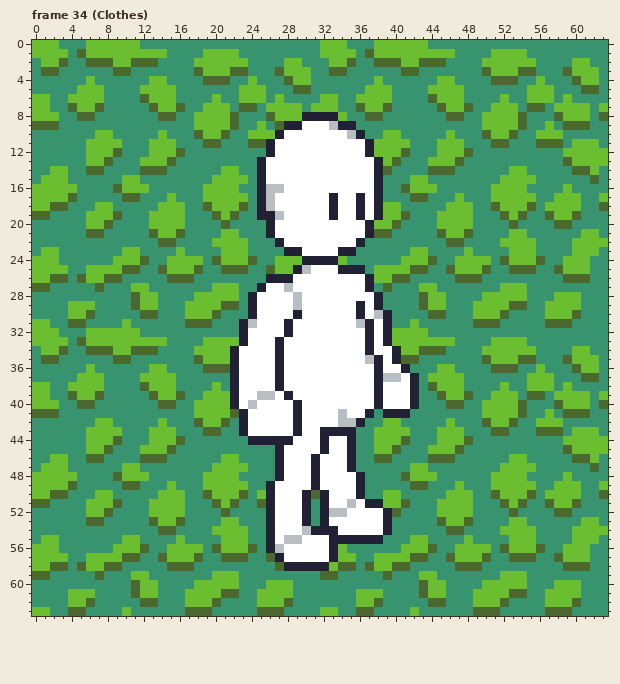
Pixel-art file: src/sprites/npc_test_default_position.aseprite. The first picture shows the starting point.
64x64 pixels, 40 frames. Shown: frame 34 (Clothes). The commit also changed other frames, which this record leaves out.
Now the later version:
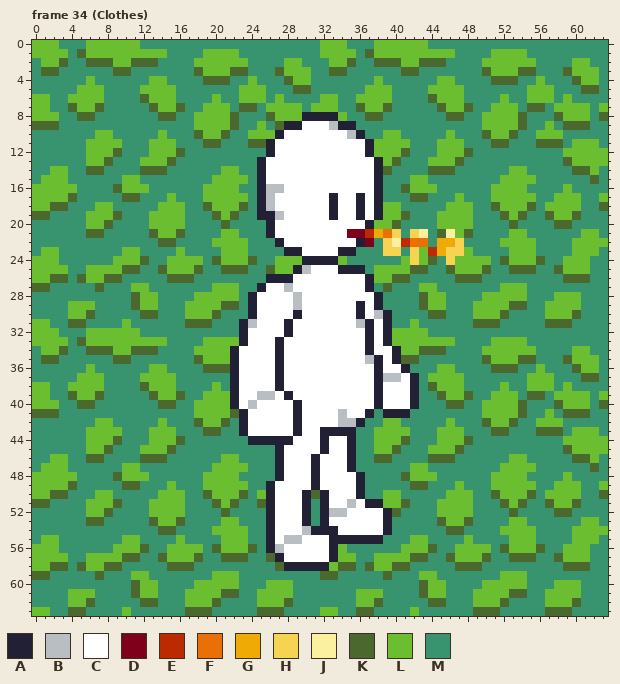
Palette (. is transparent): A #222034  B #b8bec1  C #ffffff  D #7f001b  E #bc2a01  F #ea6f07  G #efaa05  H #f6d351  J #fbf0a0  K #4b692f  L #6abe30  M #37946e
What changed:
Frame 34 (Clothes), layer "Wheat":
y 21: x 35..40 CCAKKM -> DDEGFH; x 42..43 MM -> HJ; x 46 L -> J
y 22: x 37 M -> D; x 39..43 MMMMM -> HJEFF; x 45..47 MKK -> GGH
y 23: x 39..40 MM -> HH; x 42 L -> H; x 44..47 MMMM -> EGHH
y 24: x 42 L -> H; x 46 M -> H
Pixel boxes of the changes (left, top, right, bottom) in both pictures:
changed: (347, 229, 464, 265)
